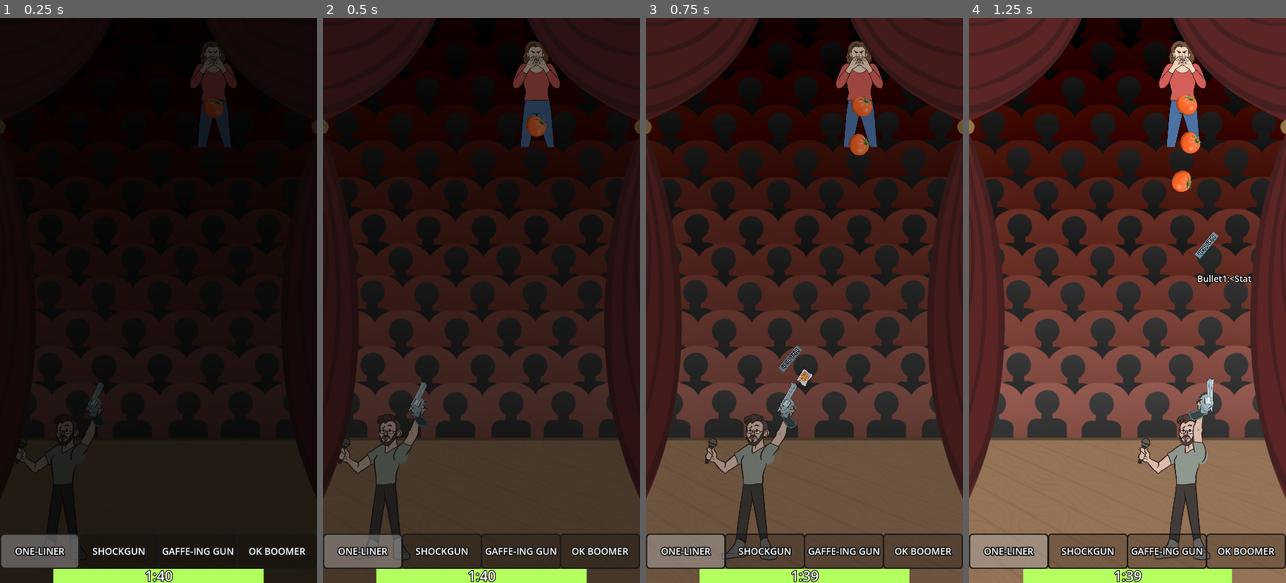
Above: before the commit, frames 1-4 (left to right).
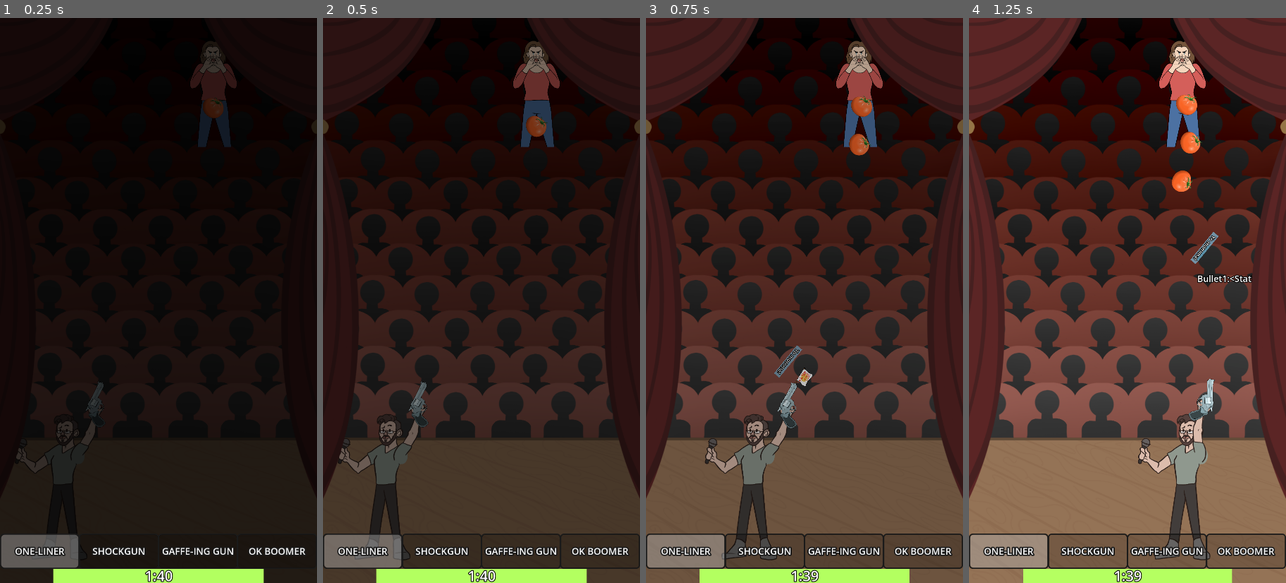
Above: after the commit, the same moments.

Repository: danmiltenberger/GlobalGameJam
Game: Godot game, scene res://LevelControl/root.tscn
Two runs of this game, one before a commit and one after it. Both use one fixed random seed, a clock stepped at 60 frames per second and the inputs below.
Inputs (mouse positions are in pixels of both pictures, inside the frame that each line leads up to):
- Up to frame 1 (0.25 s): no input
- Up to frame 2 (0.5 s): no input
- Up to frame 3 (0.75 s): move the mouse to (874, 272) at 0.52 s; press the mouse at (874, 272) at 0.53 s; hold Right (ui_right) from 0.53 s (still down)
- Up to frame 4 (1.25 s): keep holding Right (ui_right)

Frames 1-2 are identical in both runs. In frame 3, less than 0.1% of the frame differs, in the area x 40-49%, y 58-64%; in frame 4, less than 0.1%, in the area x 69-78%, y 38-44%.

Commit message:
one liner audios

Diff:
--- a/Globals.gd
+++ b/Globals.gd
@@ -18,3 +18,10 @@
 var jokes_landed: int = 0		# how many times a word hit a tomato
 var total_damage_taken: int = 0	# tracks how much damage
 var total_healing_taken: int = 0	# tracks how much healing (water bottles)
+
+func play_sound_once(sound: AudioStream):
+	var player := AudioStreamPlayer.new()
+	player.stream = sound
+	get_tree().get_root().add_child(player)
+	player.play()
+	player.connect("finished", player.queue_free)
--- a/Lines/LineResource.gd
+++ b/Lines/LineResource.gd
@@ -1,3 +1,4 @@
 class_name Line extends Resource
 
 @export var text: String = ""
+@export var audio: AudioStream
--- /dev/null
+++ b/Lines/ONE_baba_booey.tres
@@ -0,0 +1,9 @@
+[gd_resource type="Resource" script_class="Line" load_steps=3 format=3 uid="uid://b236x74nvcyth"]
+
+[ext_resource type="AudioStream" uid="uid://dm01r4j2txlvf" path="res://Audio/Jokes/Single Fire Samples/baba booey.mp3" id="1_m8kmq"]
+[ext_resource type="Script" path="res://Lines/LineResource.gd" id="1_qapef"]
+
+[resource]
+script = ExtResource("1_qapef")
+text = "BABA BOOEY!"
+audio = ExtResource("1_m8kmq")
--- /dev/null
+++ b/Lines/ONE_check_please.tres
@@ -0,0 +1,9 @@
+[gd_resource type="Resource" script_class="Line" load_steps=3 format=3 uid="uid://cxhwiermrue43"]
+
+[ext_resource type="Script" path="res://Lines/LineResource.gd" id="1_cu6jj"]
+[ext_resource type="AudioStream" uid="uid://dxrexa6ev8vv7" path="res://Audio/Jokes/Single Fire Samples/check please!.mp3" id="1_uonvd"]
+
+[resource]
+script = ExtResource("1_cu6jj")
+text = "Check please!"
+audio = ExtResource("1_uonvd")
--- /dev/null
+++ b/Lines/ONE_eat_my_shorts.tres
@@ -0,0 +1,9 @@
+[gd_resource type="Resource" script_class="Line" load_steps=3 format=3 uid="uid://tc5pyhqk26r8"]
+
+[ext_resource type="Script" path="res://Lines/LineResource.gd" id="1_dmtb2"]
+[ext_resource type="AudioStream" uid="uid://tw57o0rc1x6d" path="res://Audio/Jokes/Single Fire Samples/eat my shorts!.mp3" id="1_xwxbr"]
+
+[resource]
+script = ExtResource("1_dmtb2")
+text = "Eat my shorts!"
+audio = ExtResource("1_xwxbr")
--- /dev/null
+++ b/Lines/ONE_im_rick_james.tres
@@ -0,0 +1,9 @@
+[gd_resource type="Resource" script_class="Line" load_steps=3 format=3 uid="uid://cuewl5uveb5sp"]
+
+[ext_resource type="AudioStream" uid="uid://c5e2bynionn0x" path="res://Audio/Jokes/Single Fire Samples/i'm rick james!.mp3" id="1_b61to"]
+[ext_resource type="Script" path="res://Lines/LineResource.gd" id="1_operj"]
+
+[resource]
+script = ExtResource("1_operj")
+text = "I'm Rick James!"
+audio = ExtResource("1_b61to")
--- /dev/null
+++ b/Lines/ONE_jinkies.tres
@@ -0,0 +1,9 @@
+[gd_resource type="Resource" script_class="Line" load_steps=3 format=3 uid="uid://bwhwjlfj4f0db"]
+
+[ext_resource type="AudioStream" uid="uid://dibtck7ssf6qx" path="res://Audio/Jokes/Single Fire Samples/jinkies!.mp3" id="1_bcusx"]
+[ext_resource type="Script" path="res://Lines/LineResource.gd" id="1_jtyjc"]
+
+[resource]
+script = ExtResource("1_jtyjc")
+text = "JINKIES!"
+audio = ExtResource("1_bcusx")
--- /dev/null
+++ b/Lines/ONE_my_wife.tres
@@ -0,0 +1,9 @@
+[gd_resource type="Resource" script_class="Line" load_steps=3 format=3 uid="uid://dvonaw72fxsrt"]
+
+[ext_resource type="Script" path="res://Lines/LineResource.gd" id="1_wp0lm"]
+[ext_resource type="AudioStream" uid="uid://d4ic0gl8nlatp" path="res://Audio/Jokes/Single Fire Samples/my wife.mp3" id="1_wxkft"]
+
+[resource]
+script = ExtResource("1_wp0lm")
+text = "My wife..."
+audio = ExtResource("1_wxkft")
--- /dev/null
+++ b/Lines/ONE_whats_the_deal.tres
@@ -0,0 +1,9 @@
+[gd_resource type="Resource" script_class="Line" load_steps=3 format=3 uid="uid://swpakjvm0a88"]
+
+[ext_resource type="Script" path="res://Lines/LineResource.gd" id="1_87t7v"]
+[ext_resource type="AudioStream" uid="uid://crf0a5e46ah2k" path="res://Audio/Jokes/Single Fire Samples/whats the deal.mp3" id="1_rv71x"]
+
+[resource]
+script = ExtResource("1_87t7v")
+text = "What's the deal~"
+audio = ExtResource("1_rv71x")
--- /dev/null
+++ b/Lines/ONE_yo_momma.tres
@@ -0,0 +1,9 @@
+[gd_resource type="Resource" script_class="Line" load_steps=3 format=3 uid="uid://mj5ij7lwo53t"]
+
+[ext_resource type="AudioStream" uid="uid://kj2ja0l5vlpf" path="res://Audio/Jokes/Single Fire Samples/Your Momma!.mp3" id="1_cwtd8"]
+[ext_resource type="Script" path="res://Lines/LineResource.gd" id="1_gi40j"]
+
+[resource]
+script = ExtResource("1_gi40j")
+text = "Yo momma!"
+audio = ExtResource("1_cwtd8")
--- a/Weapons/gun_1.gd
+++ b/Weapons/gun_1.gd
@@ -11,6 +11,7 @@
 @export var lifetime_sec: float = 1.2
 
 @export var lines: Array[Line] = []
+var lines_shuffled: Array[Line] = []
 
 @onready var marker: Marker2D = get_node("InstancePoint")
 @onready var left: Node2D = get_node("Left")
@@ -45,13 +46,19 @@
 
 func shoot():
 	cooldown_remaining_sec = cooldown_base_sec
-	var line := lines.pick_random() as Line
+
+	if lines_shuffled.size() == 0:
+		lines_shuffled.append_array(lines)
+		lines_shuffled.shuffle()
+	var line: Line = lines_shuffled.pop_front()
+
 	var bullet := bullet_scn.instantiate() as Node2D
 	get_tree().get_current_scene().add_child(bullet)
 	bullet.global_position = marker.global_position
 	bullet.rotation = global_rotation + PI
 	bullet.get_node("Mover").speed = bullet_speed
 	bullet.get_node("LabelResizer").set_text(line.text)
+	Globals.play_sound_once(line.audio)
 
 	left_shoot.show()
 	right_shoot.show()
--- a/Weapons/gun_1.tscn
+++ b/Weapons/gun_1.tscn
@@ -1,12 +1,18 @@
-[gd_scene load_steps=8 format=3 uid="uid://pioiwm2jyoih"]
+[gd_scene load_steps=14 format=3 uid="uid://pioiwm2jyoih"]
 
 [ext_resource type="Script" path="res://Weapons/gun_1.gd" id="1_kb3em"]
 [ext_resource type="PackedScene" uid="uid://cm8d3so7vqlri" path="res://Weapons/bullet_1.tscn" id="2_dhpsx"]
-[ext_resource type="Resource" uid="uid://d38yfy77p6164" path="res://Lines/test.tres" id="3_aj14w"]
+[ext_resource type="Resource" uid="uid://b236x74nvcyth" path="res://Lines/ONE_baba_booey.tres" id="3_ii8rf"]
 [ext_resource type="Texture2D" uid="uid://r1nd8hyahrp8" path="res://Graphics/Gun1.png" id="3_rk0yx"]
-[ext_resource type="Resource" uid="uid://bti1vxmcl0j2j" path="res://Lines/test2.tres" id="4_p4044"]
+[ext_resource type="Resource" uid="uid://cxhwiermrue43" path="res://Lines/ONE_check_please.tres" id="4_tflfd"]
+[ext_resource type="Resource" uid="uid://tc5pyhqk26r8" path="res://Lines/ONE_eat_my_shorts.tres" id="5_0xo2n"]
 [ext_resource type="Texture2D" uid="uid://bokthx3wvhs7q" path="res://Graphics/Gun_Badum_Flipped.png" id="5_2ntod"]
 [ext_resource type="Texture2D" uid="uid://cbsmdr8o22exl" path="res://Graphics/Gun_Badum.png" id="6_ge2h1"]
+[ext_resource type="Resource" uid="uid://cuewl5uveb5sp" path="res://Lines/ONE_im_rick_james.tres" id="6_vpejs"]
+[ext_resource type="Resource" uid="uid://bwhwjlfj4f0db" path="res://Lines/ONE_jinkies.tres" id="7_eodvd"]
+[ext_resource type="Resource" uid="uid://dvonaw72fxsrt" path="res://Lines/ONE_my_wife.tres" id="8_mn317"]
+[ext_resource type="Resource" uid="uid://swpakjvm0a88" path="res://Lines/ONE_whats_the_deal.tres" id="9_hqftv"]
+[ext_resource type="Resource" uid="uid://mj5ij7lwo53t" path="res://Lines/ONE_yo_momma.tres" id="10_w14tx"]
 
 [node name="Gun1" type="Node2D"]
 script = ExtResource("1_kb3em")
@@ -14,7 +20,7 @@
 cooldown_base_sec = 0.5
 bullet_speed = 1000.0
 lifetime_sec = 5.0
-lines = Array[Resource("res://Lines/LineResource.gd")]([ExtResource("3_aj14w"), ExtResource("4_p4044")])
+lines = Array[Resource]([ExtResource("3_ii8rf"), ExtResource("4_tflfd"), ExtResource("5_0xo2n"), ExtResource("6_vpejs"), ExtResource("7_eodvd"), ExtResource("8_mn317"), ExtResource("9_hqftv"), ExtResource("10_w14tx")])
 
 [node name="Right" type="Node2D" parent="."]
 
--- a/Weapons/gun_2.gd
+++ b/Weapons/gun_2.gd
@@ -12,6 +12,7 @@
 @export var spread_degs: float = 70.0
 
 @export var lines: Array[Line] = []
+var lines_shuffled: Array[Line] = []
 
 @onready var left: Node2D = get_node("Left")
 @onready var right: Node2D = get_node("Right")
@@ -51,7 +52,12 @@
 
 func shoot():
 	cooldown_remaining_sec = cooldown_base_sec
-	var line := lines.pick_random() as Line
+
+	if lines_shuffled.size() == 0:
+		lines_shuffled.append_array(lines)
+		lines_shuffled.shuffle()
+	var line: Line = lines_shuffled.pop_front()
+
 	var degs := -spread_degs / 2.0
 	var deg_step := spread_degs / (markers.size() - 1)
 	for marker in markers:
@@ -61,6 +67,7 @@
 		bullet.rotation = global_rotation + PI + deg_to_rad(degs)
 		bullet.get_node("Mover").speed = bullet_speed
 		bullet.get_node("LabelResizer").set_text(line.text)
+		Globals.play_sound_once(line.audio)
 
 		var auto_free_timer := Timer.new()
 		auto_free_timer.wait_time = lifetime_sec
--- a/Weapons/gun_3.gd
+++ b/Weapons/gun_3.gd
@@ -11,6 +11,7 @@
 @export var lifetime_sec: float = 1.2
 
 @export var lines: Array[Line] = []
+var lines_shuffled: Array[Line] = []
 
 @onready var marker: Marker2D = get_node("InstancePoint")
 @onready var left: Node2D = get_node("Left")
@@ -45,13 +46,19 @@
 
 func shoot():
 	cooldown_remaining_sec = cooldown_base_sec
-	var line := lines.pick_random() as Line
+
+	if lines_shuffled.size() == 0:
+		lines_shuffled.append_array(lines)
+		lines_shuffled.shuffle()
+	var line: Line = lines_shuffled.pop_front()
+
 	var bullet := bullet_scn.instantiate() as Node2D
 	get_tree().get_current_scene().add_child(bullet)
 	bullet.global_position = marker.global_position
 	bullet.rotation = global_rotation + PI
 	bullet.get_node("Mover").speed = bullet_speed
 	bullet.get_node("LabelResizer").set_text(line.text)
+	Globals.play_sound_once(line.audio)
 
 	left_shoot.show()
 	right_shoot.show()
Not shown, added: Audio/Curtain Slides Open (game begins).mp3.import
Not shown, added: Audio/Jokes/Bomb Samples/It's Over Nine Thousand!!!!.mp3.import
Not shown, added: Audio/Jokes/Bomb Samples/LEEEEROY JENKINSSSSSS.mp3.import
Not shown, added: Audio/Jokes/Bomb Samples/screw you guys, im going home.mp3.import
Not shown, added: Audio/Jokes/Shotgun Samples/OK Boomer!.mp3.import
Not shown, added: Audio/Jokes/Shotgun Samples/YAAAAAS QUEEEN.mp3.import
Not shown, added: Audio/Jokes/Shotgun Samples/exit, stage left!.mp3.import
Not shown, added: Audio/Jokes/Shotgun Samples/git r done!.mp3.import
Not shown, added: Audio/Jokes/Shotgun Samples/heavens to murgatroid!.mp3.import
Not shown, added: Audio/Jokes/Shotgun Samples/no soup for you!.mp3.import
Not shown, added: Audio/Jokes/Shotgun Samples/you might be a redneck.mp3.import
Not shown, added: Audio/Jokes/Single Fire Samples/Your Momma!.mp3.import
(and 84 more such lines)
